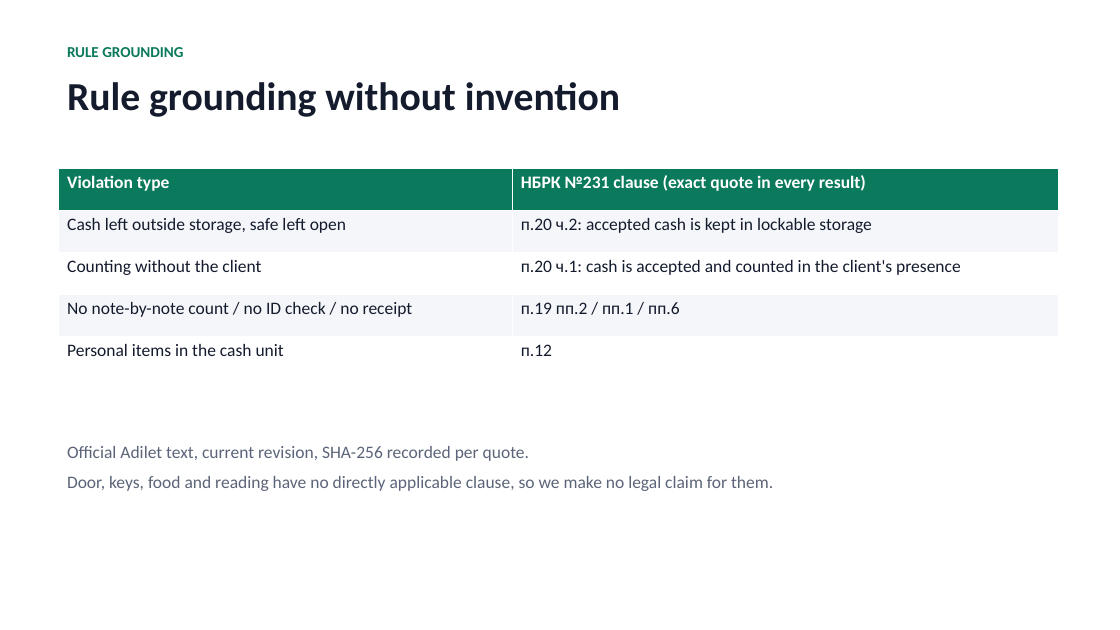
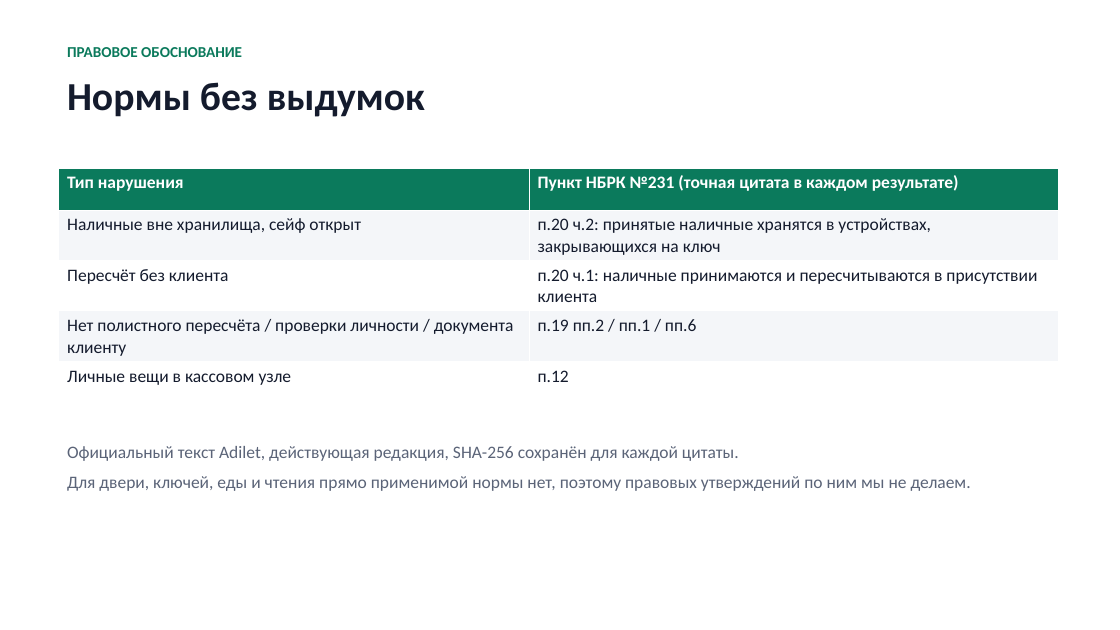
Before and after one commit to ibrakhim2906/fortebank-cash-handling-violation-detector, a slide deck: slide 5 of docs/CashLint-pitch.pptx. Drawn at 1120x630 pixels with LibreOffice and Linux fonts; fonts in the diff are those of the drawing. Boxes give left, top, right and bottom in pixels: in the first picture for what was removed or moved away, otherwise in the second. Text is boxed around its words. In the diff, an @@ line names an element or a change of style, - is before the commit and + after.

```diff
--- a/docs/CashLint-pitch.pptx
+++ b/docs/CashLint-pitch.pptx
@@ text at (67,47,242,57): text changed @@
-RULE GROUNDING
+ПРАВОВОЕ ОБОСНОВАНИЕ
@@ text at (67,82,425,117): text changed @@
-Rule grounding without invention
+Нормы без выдумок
@@ table at (59,168,1059,389) @@
-row 1, column 1: Violation type
+row 1, column 1: Тип нарушения
-row 1, column 2: НБРК №231 clause (exact quote in every result)
+row 1, column 2: Пункт НБРК №231 (точная цитата в каждом результате)
-row 2, column 1: Cash left outside storage, safe left open
+row 2, column 1: Наличные вне хранилища, сейф открыт
-row 2, column 2: п.20 ч.2: accepted cash is kept in lockable storage
+row 2, column 2: п.20 ч.2: принятые наличные хранятся в устройствах, закрывающихся на ключ
-row 3, column 1: Counting without the client
+row 3, column 1: Пересчёт без клиента
-row 3, column 2: п.20 ч.1: cash is accepted and counted in the client's presence
+row 3, column 2: п.20 ч.1: наличные принимаются и пересчитываются в присутствии клиента
-row 4, column 1: No note-by-note count / no ID check / no receipt
+row 4, column 1: Нет полистного пересчёта / проверки личности / документа клиенту
-row 5, column 1: Personal items in the cash unit
+row 5, column 1: Личные вещи в кассовом узле
@@ text at (67,446,971,491): text changed @@
-Official Adilet text, current revision, SHA-256 recorded per quote.
-Door, keys, food and reading have no directly applicable clause, so we make no legal claim for them.
+Официальный текст Adilet, действующая редакция, SHA-256 сохранён для каждой цитаты.
+Для двери, ключей, еды и чтения прямо применимой нормы нет, поэтому правовых утверждений по ним мы не делаем.
```
Also in this commit, not shown: 3 other slides changed, 3 slides added, 3 slides removed, 1 other file.
